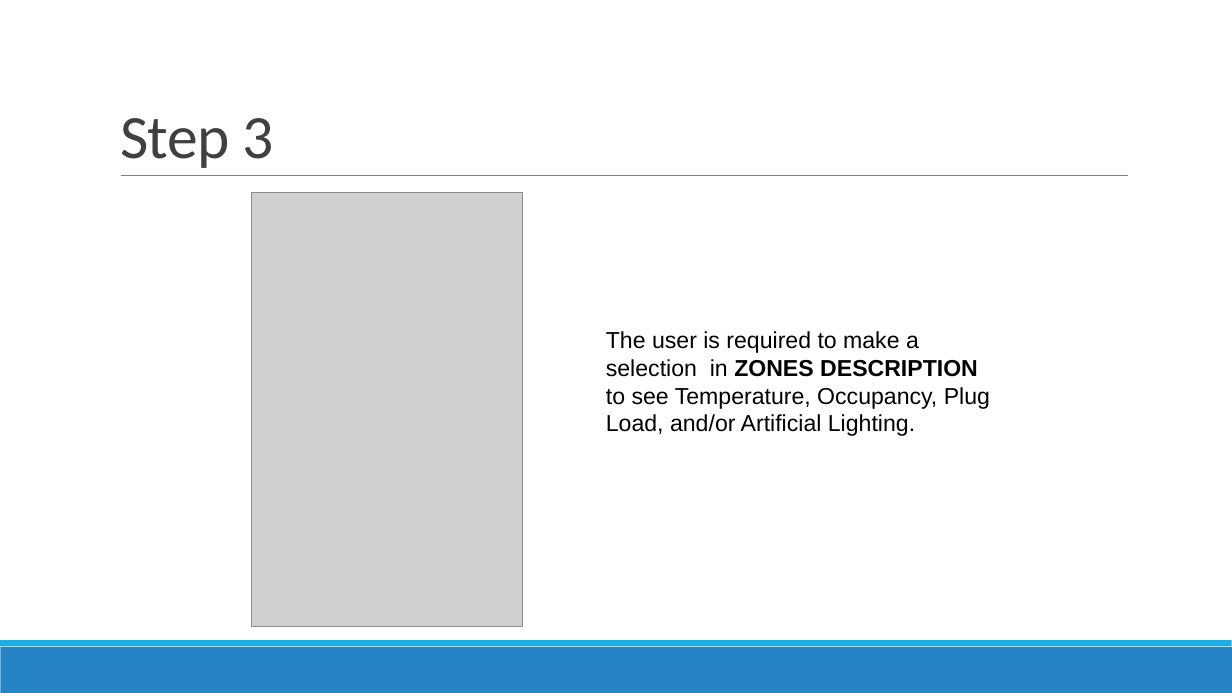
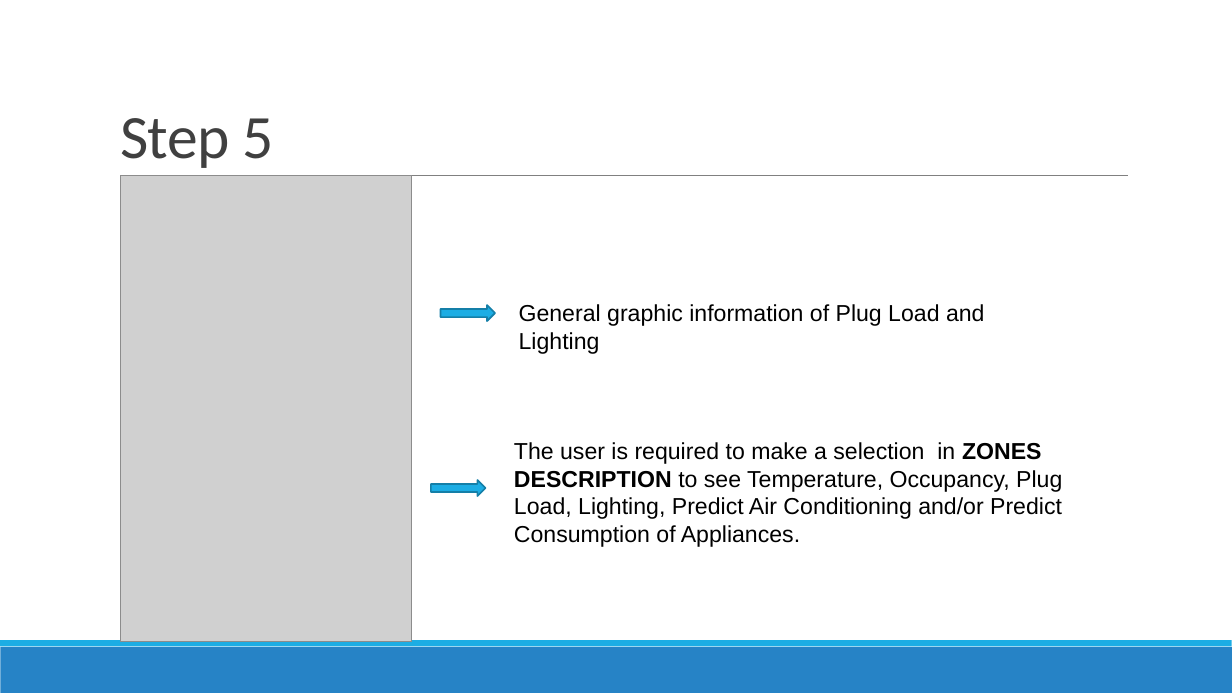
Before and after one commit to FIU-SCIS-Senior-Projects/Smart-Systems-for-Occupancy-and-Building-Energy-Control, a slide deck: slide 7 of Documents/User Manual.pptx (slide 5 before the commit). Drawn at 1232x693 pixels with LibreOffice and Linux fonts; fonts in the diff are those of the drawing; grey boxes stand for pictures. Boxes give left, top, right and bottom in pixels: in the first picture for what was removed or moved away, otherwise in the second. Text is boxed around its words. In the diff, an @@ line names an element or a change of style, - is before the commit and + after.

```diff
--- a/Documents/User Manual.pptx
+++ b/Documents/User Manual.pptx
@@ title at (120, 118, 273, 168): text changed @@
-Step 3
+Step 5
@@ picture added at (120, 176, 411, 641) @@
@@ picture removed at (251, 192, 523, 627) @@
@@ right arrow added at (441, 305, 495, 321), fill #1CADE4, outline #1580A9 1.25 pt @@
@@ text added at (519, 304, 985, 354), 18 pt, text #000000 @@
+General graphic information of Plug Load and Lighting
@@ text at (514, 442, 1062, 547): text changed @@
-The user is required to make a selection in ZONES DESCRIPTION to see Temperature, Occupancy, Plug Load, and/or Artificial Lighting.
+The user is required to make a selection in ZONES DESCRIPTION to see Temperature, Occupancy, Plug Load, Lighting, Predict Air Conditioning and/or Predict Consumption of Appliances.
@@ right arrow added at (431, 480, 485, 495), fill #1CADE4, outline #1580A9 1.25 pt @@
```
Also in this commit, not shown: 8 other slides changed, 4 slides added, 6 other files.
